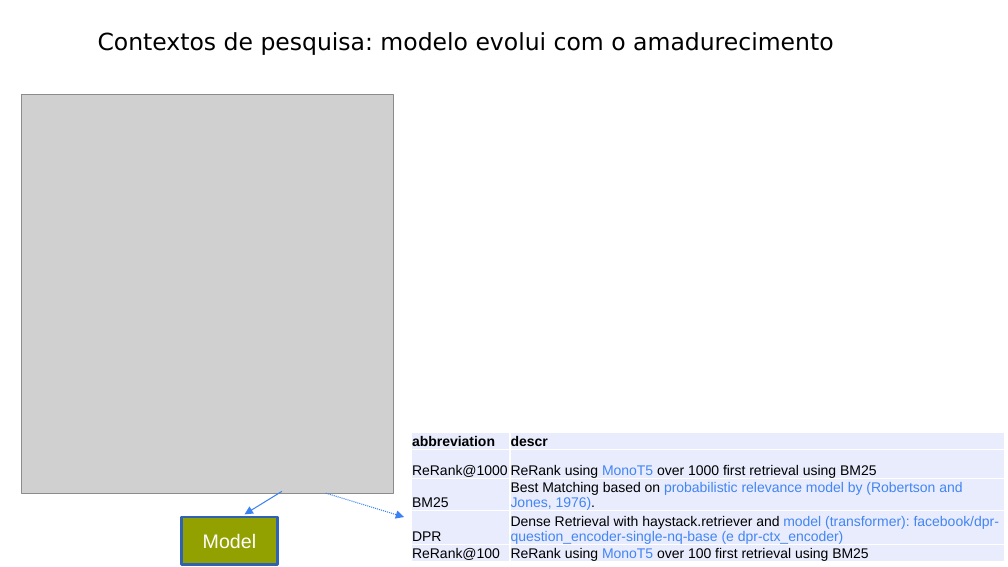
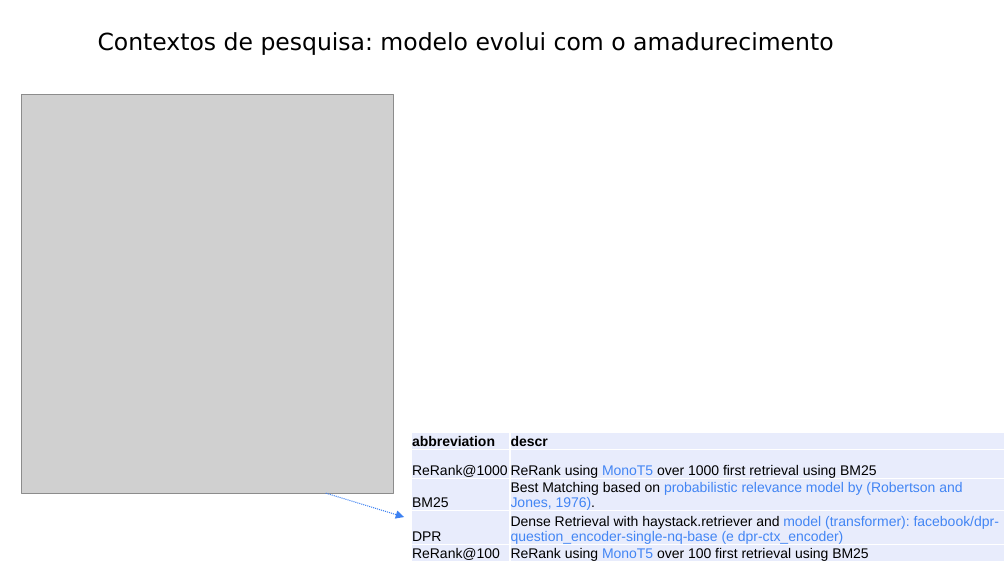
Before and after one commit to leonardo3108/robustez-query, a slide deck: slide 13 of docs/presentations/Apresentação 3 - 20211124.pptx. Drawn at 1008x567 pixels with LibreOffice and Linux fonts; fonts in the diff are those of the drawing; grey boxes stand for pictures. Boxes give left, top, right and bottom in pixels: in the first picture for what was removed or moved away, otherwise in the second. Text is boxed around its words. In the diff, an @@ line names an element or a change of style, - is before the commit and + after.

```diff
--- a/docs/presentations/Apresentação 3 - 20211124.pptx
+++ b/docs/presentations/Apresentação 3 - 20211124.pptx
@@ arrow removed from (282, 491) to (245, 514) @@
@@ rectangle removed at <box>181,517,277,565</box> @@
-Model
```
Also in this commit, not shown: 1 other slide changed, 1 slide added.
